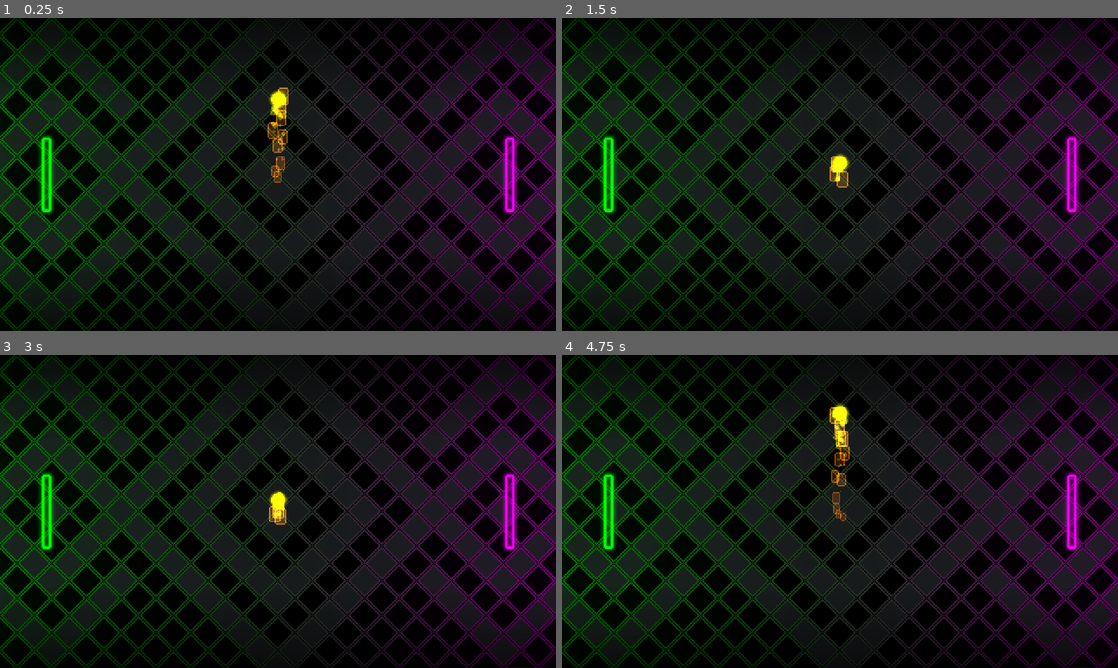
Above: before the commit, frames 1-4 (two rows, left to right).
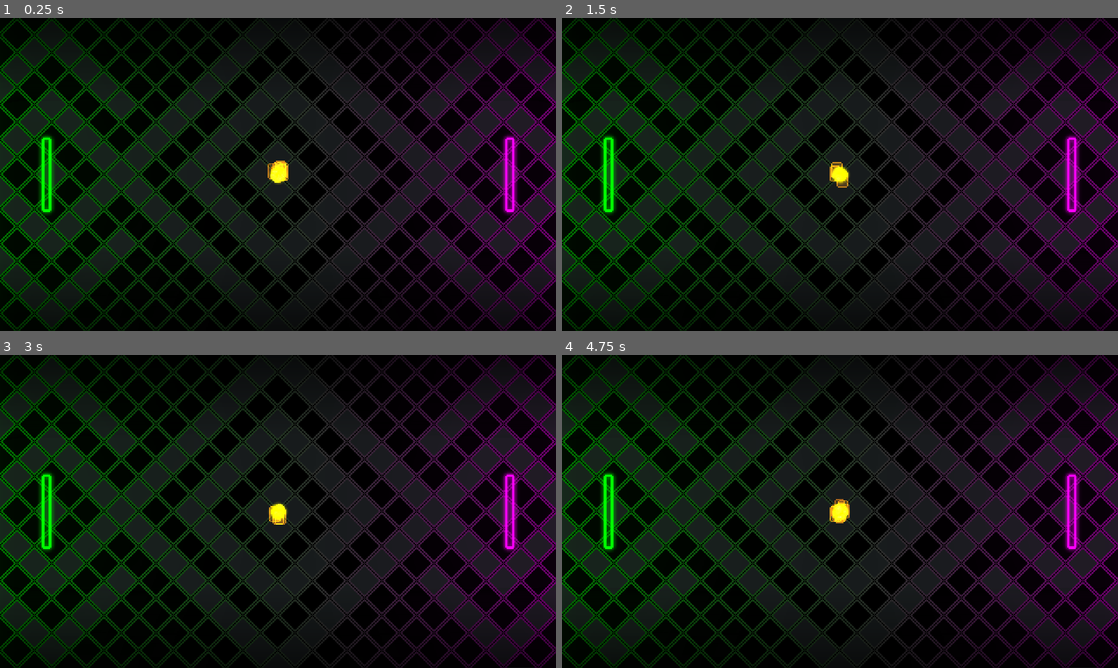
Above: after the commit, the same moments.

Repository: adatechschool/spin-spong
Game: Godot game, scene res://scenes/Pong.tscn
Same seed, same stepped clock (60 frames per second), same inputs: the game is played once before the commit and once after it.
Inputs:
- Up to frame 1 (0.25 s): no input
- Up to frame 2 (1.5 s): tap Enter (ui_accept) at 0.5, 0.77, 1.25 s; hold R 0.53-1.28 s; tap R at 1.35 s
- Up to frame 3 (3 s): tap Enter (ui_accept) at 1.52, 2.75 s; hold R 2.03-2.78 s; tap R at 2.85 s
- Up to frame 4 (4.75 s): tap Enter (ui_accept) at 3.02, 3.77, 4.25, 4.52 s; hold R 3.53-4.28 s; tap R at 4.35 s

The runs differ from the first frame. In frame 1, 0.8% of the frame differs, in the area x 48-52%, y 22-54%; in frame 2, 0.2%; in frame 3, 0.3%; in frame 4, 0.9%, in the area x 48-52%, y 15-54%.

Commit message:
Use dot products

Diff:
--- a/scripts/Ball.gd
+++ b/scripts/Ball.gd
@@ -27,12 +27,7 @@
 	if linear_velocity.length() < min_speed:
 		linear_velocity = linear_velocity.normalized() * min_speed
 
-	linear_velocity = goes_straight(Vector2.UP, linear_velocity)
-	linear_velocity = goes_straight(Vector2.DOWN, linear_velocity)
-
-
-func goes_straight(to, from):
-	var angle = from.angle_to(to)
-	if angle < PI / 6 and angle > - PI / 6:
-		return to * min_speed
-	return from
+	if linear_velocity.dot(Vector2.UP) > min_speed * 0.8:
+		linear_velocity = Vector2.UP * min_speed
+	if linear_velocity.dot(Vector2.DOWN) > min_speed * 0.8:
+		linear_velocity = Vector2.DOWN * min_speed
